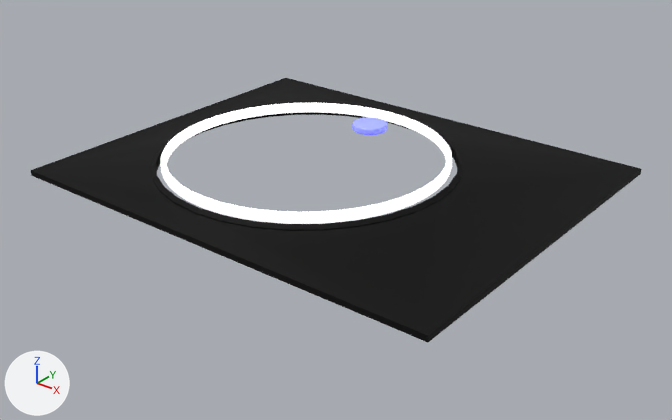
Before and after pictures for a commit that changed the FBX model Assets/Models/turntable.fbx.
Rendered twice from a camera (50 mm lens) standing at (2.98, -3.48, 1.89) and looking at (0.26, -0.08, -0.21). Lighting does not change. The marker at lower left points along +X, +Y and +Z. Where no turn or scale is listed for an object, it has been applied to the vertices.

Objects in the first picture: 'Record', 'Table'.
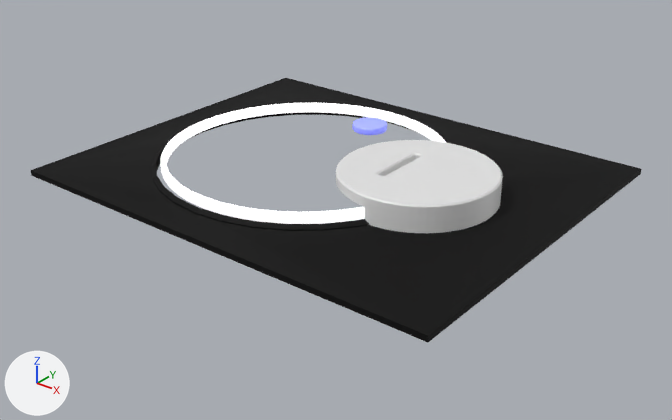
Changed parts and their boxes [x1, y1, x2, y2] in the pictures (672 x 420 px):
'Start / Stop Button', added: after [336, 140, 503, 233]

The edits, one by one:
Mesh me_cylinder_006 is new.
It has 402 vertices, 308 faces and spans x -0.4..0.4, y -0.4..0.4, z -0.075..0.075.
Object 'Start / Stop Button' (ob_start___stop_button) is new; it shows me_cylinder_006.
Its location is (0.708, 0.0, 0.032).
